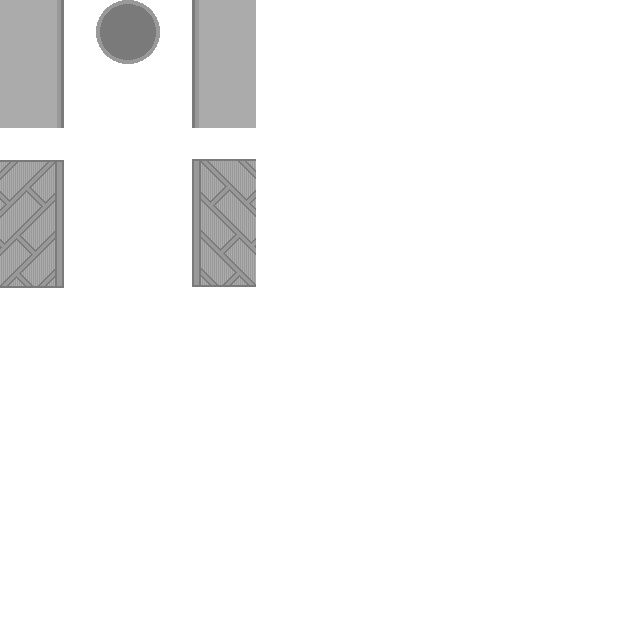
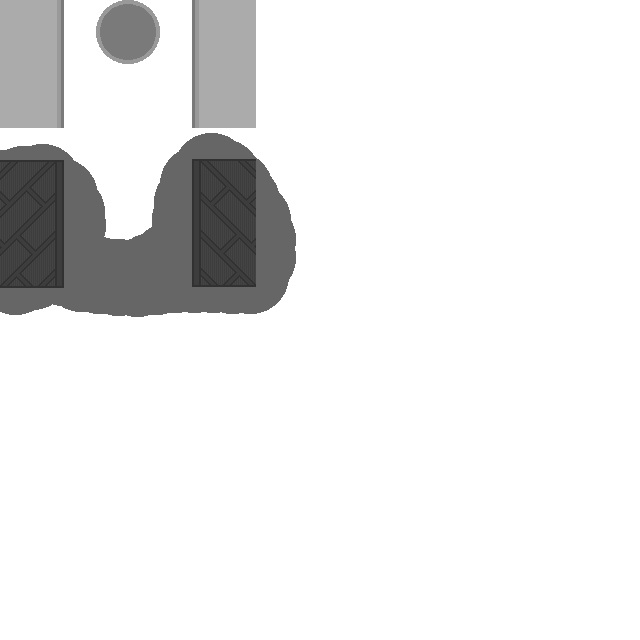
Before/after of a 640 × 640 layered artwork. What changed in the layer stack:
added layer "Layer 17" above "Layer 16" over 0, 133, 296, 317
